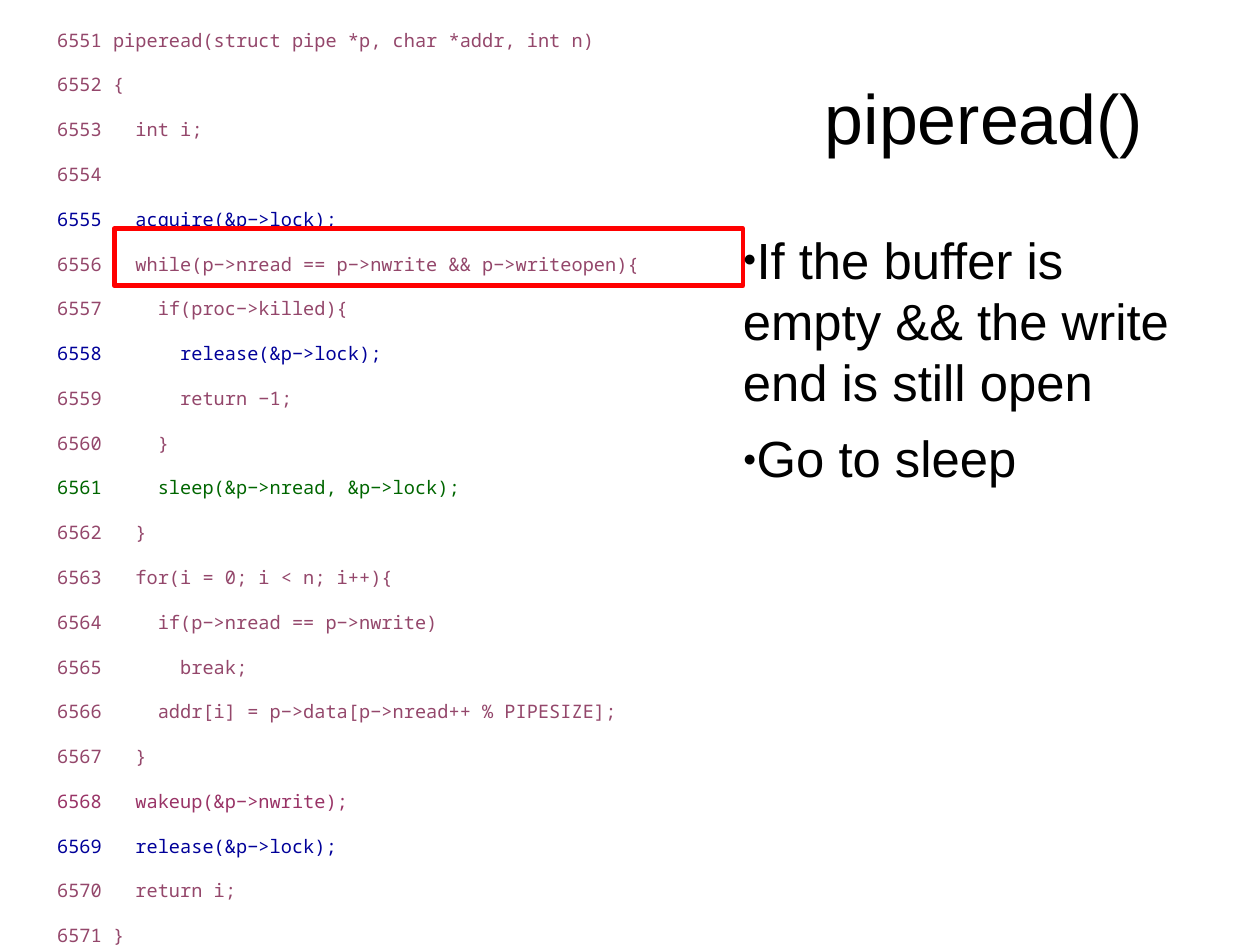
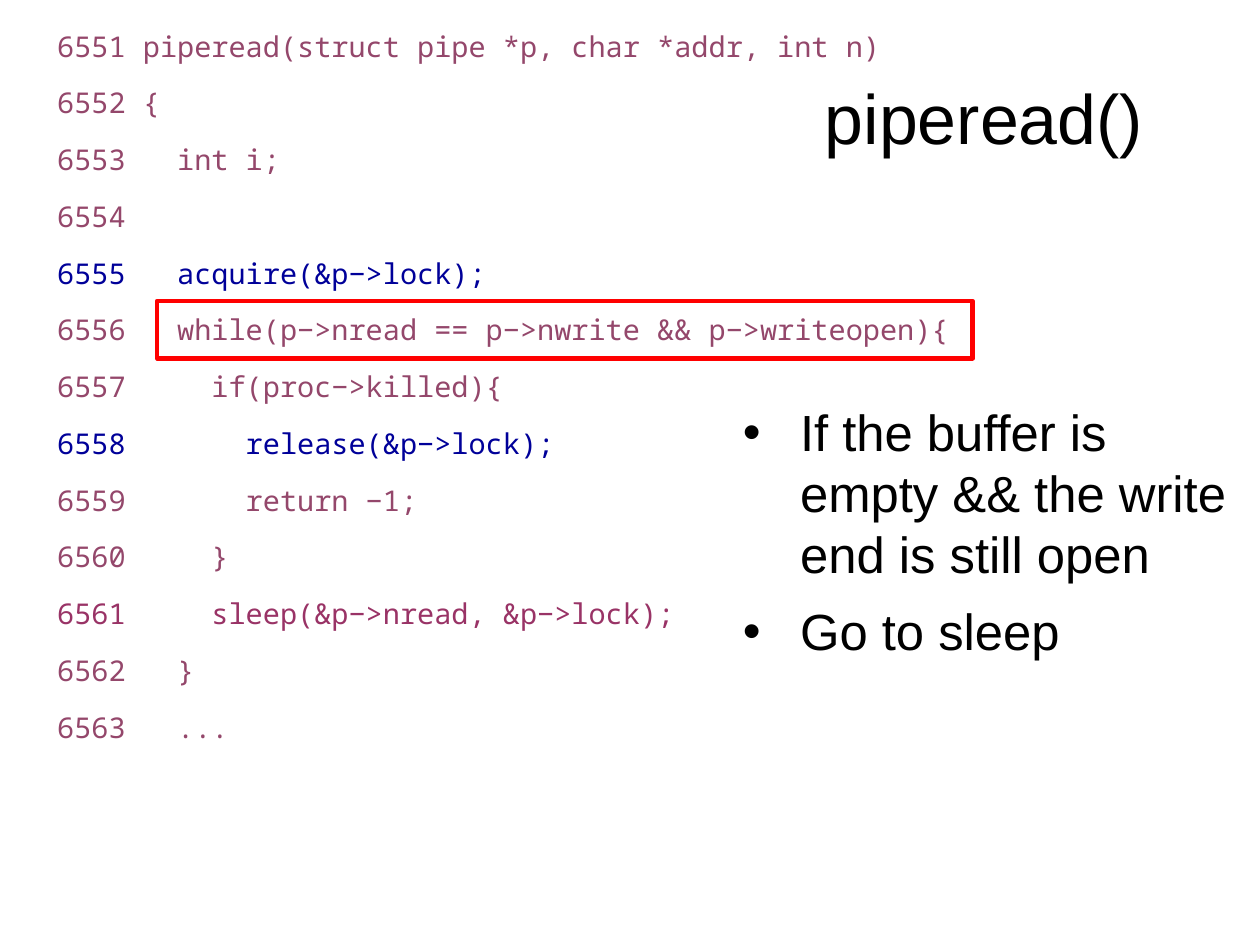
Before and after one commit to mars-research/cs5460, a slide deck: slide 108 of static/lectures/lecture13-synchronization/lecture13-synchronization.pptx (slide 109 before the commit). Drawn at 1260x945 pixels with LibreOffice and Linux fonts; fonts in the diff are those of the drawing. Boxes give left, top, right and bottom in pixels: in the first picture for what was removed or moved away, otherwise in the second. Text is boxed around its words. In the diff, an @@ line names an element or a change of style, - is before the commit and + after.

```diff
--- a/static/lectures/lecture13-synchronization/lecture13-synchronization.pptx
+++ b/static/lectures/lecture13-synchronization/lecture13-synchronization.pptx
@@ text at box(57, 35, 949, 631): size 11.7 to 18 pt; text colour #006600 to #993366 in "6561 sleep(&p−>nread, &p−>lock);" @@
@@ freeform shape: place and size @@
-freeform shape at box(114, 229, 743, 286)
+freeform shape at box(157, 301, 972, 358)
@@ text "If the buffer is empty ...": place and size @@
-text "If the buffer is empty ..." at box(743, 242, 1169, 411)
+text "If the buffer is empty ..." at box(800, 414, 1226, 660)
@@ text "If the buffer is empty ..." at box(800, 414, 1226, 660): bullet ● to • @@
@@ text at box(57, 570, 616, 900): text changed; size 11.7 to 18 pt @@
-6562 }
-6563 for(i = 0; i < n; i++){
-6564 if(p−>nread == p−>nwrite)
-6565 break;
-6566 addr[i] = p−>data[p−>nread++ % PIPESIZE];
-6567 }
-6568 wakeup(&p−>nwrite);
-6569 release(&p−>lock);
-6570 return i;
-6571 }
+6562 }
+6563 ...
```
Also in this commit, not shown: 14 other slides changed, 4 other files.
